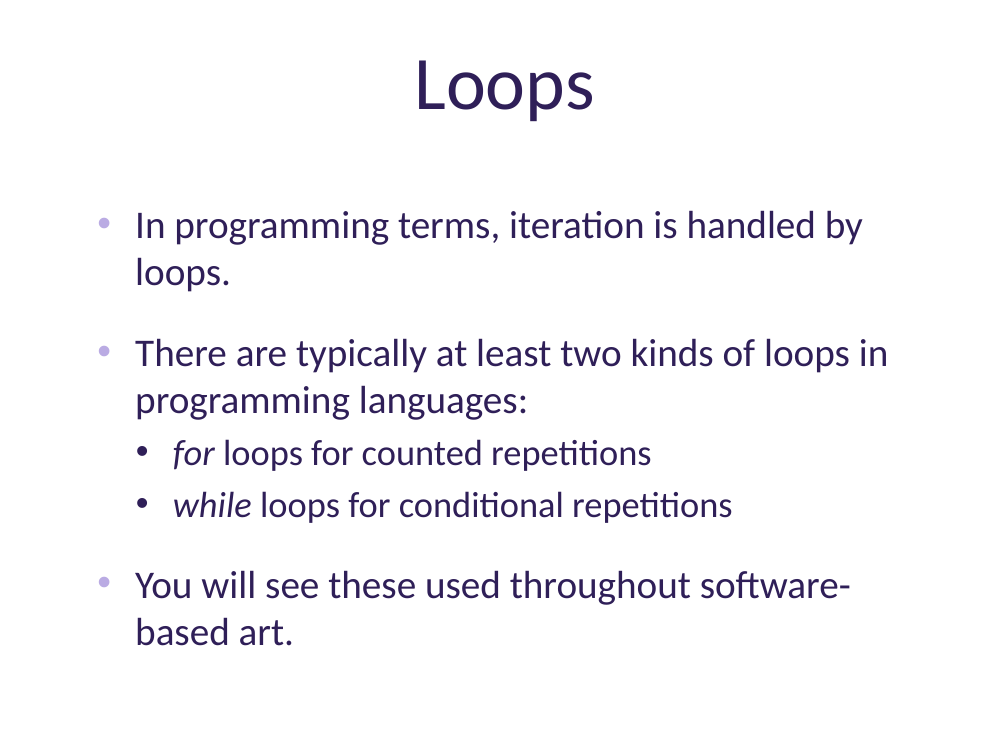
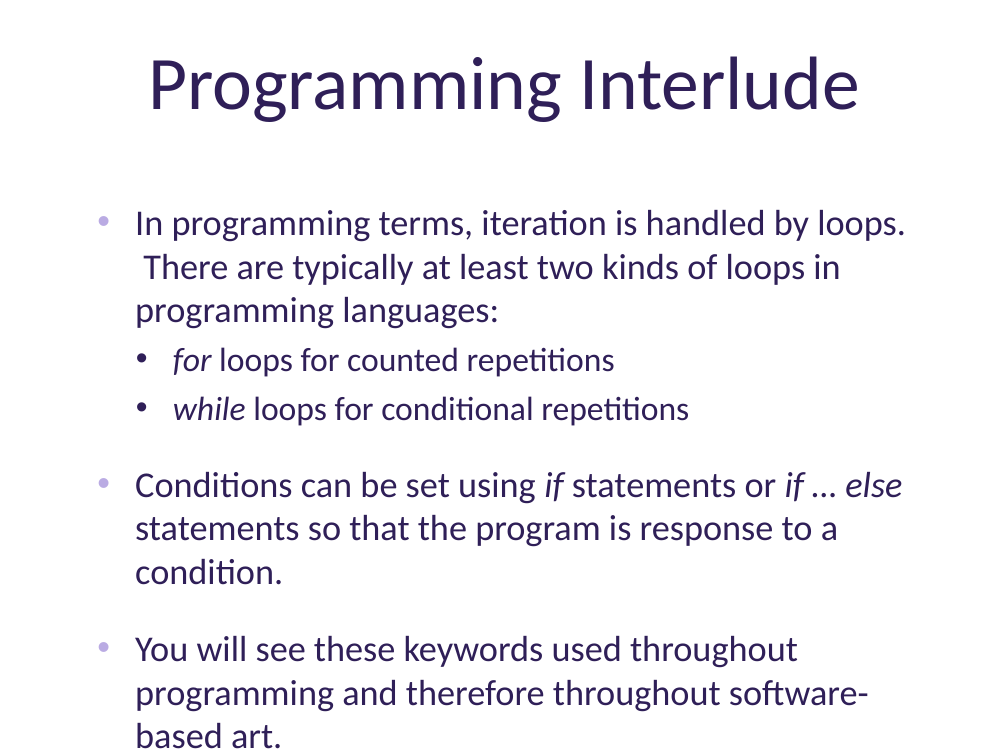
Before and after one commit to deenaengel/TF3_ProcessingSlides, a slide deck: slide 25 of Processing_Presentation_TF3_DE_notes.pptx. Drawn at 1008x756 pixels with LibreOffice and Linux fonts; fonts in the diff are those of the drawing; background and template pictures are left out. Boxes give left, top, right and bottom in pixels: in the first picture for what was removed or moved away, otherwise in the second. Text is boxed around its words. In the diff, an @@ line names an element or a change of style, - is before the commit and + after.

```diff
--- a/Processing_Presentation_TF3_DE_notes.pptx
+++ b/Processing_Presentation_TF3_DE_notes.pptx
@@ title at bbox=[149, 56, 860, 122]: text changed @@
-Loops
+Programming Interlude
@@ text at bbox=[135, 209, 906, 329]: text changed; size 28 to 25.9 pt @@
-• In programming terms, iteration is handled by loops.
-• There are typically at least two kinds of loops in programming languages:
+• In programming terms, iteration is handled by loops. There are typically at least two kinds of loops in programming languages:
@@ text at bbox=[173, 347, 689, 426]: size 26 to 24.1 pt in "for loops for counted repetitions", "while loops for conditional repetitions" @@
@@ text at bbox=[135, 471, 902, 749]: text changed; size 28 to 25.9 pt @@
-• You will see these used throughout software-based art.
+• Conditions can be set using if statements or if … else statements so that the program is response to a condition.
+• You will see these keywords used throughout programming and therefore throughout software-based art.
```
Also in this commit, not shown: 10 other slides changed, 1 slide added.
